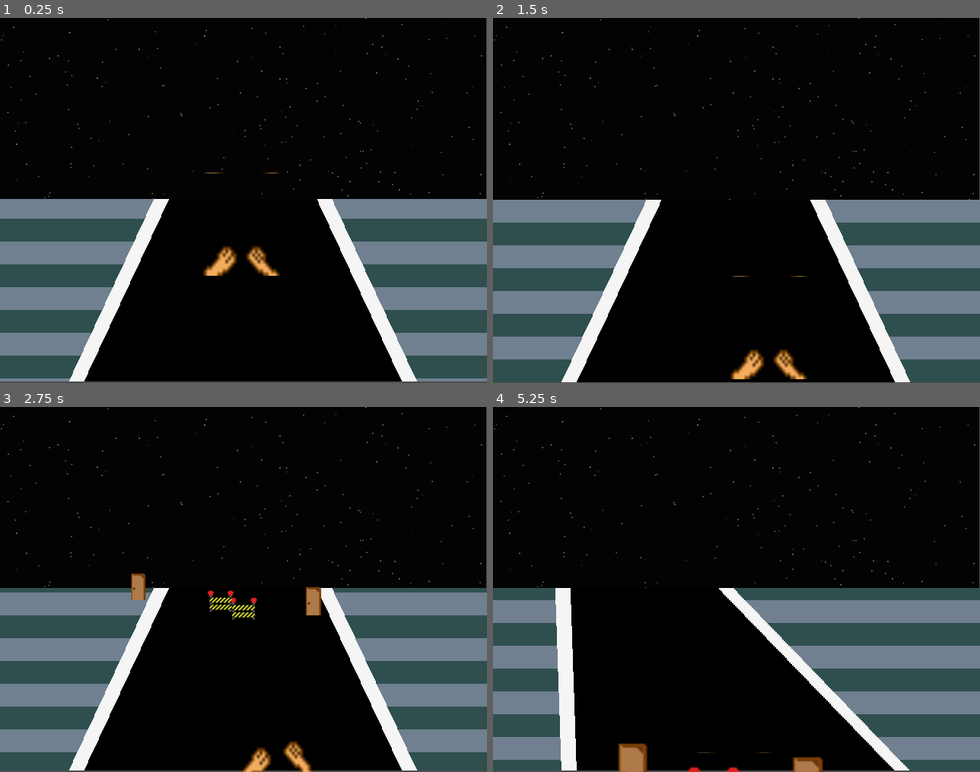
Above: before the commit, frames 1-4 (two rows, left to right).
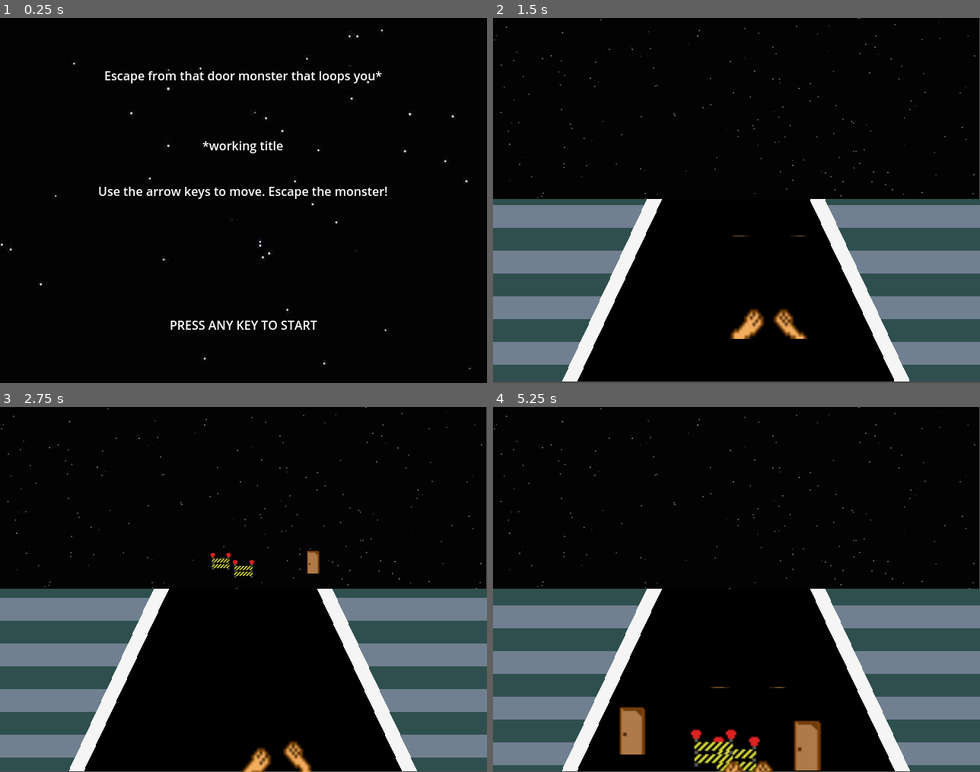
Above: after the commit, the same moments.

Repository: Jahavsuna/gamejam25
Game: Godot game, scene res://scenes/TitleScreen.tscn
The game is run twice, just before and just after one commit, with the same random seed, the same clock (stepped at 60 frames per second) and the same inputs. Before the commit the project starts from res://scenes/level_1.tscn.
Inputs:
- Up to frame 1 (0.25 s): no input
- Up to frame 2 (1.5 s): tap Enter at 0.5 s; hold Right (ui_right) 0.53-1.28 s; hold Down (ui_down) from 1.28 s (still down)
- Up to frame 3 (2.75 s): release Down (ui_down) at 2.03 s; hold Right (ui_right) from 2.03 s (still down)
- Up to frame 4 (5.25 s): release Right (ui_right) at 2.78 s; hold Up (ui_up) 2.78-3.53 s; hold Left (ui_left) 3.53-5.03 s; hold Down (ui_down) from 5.03 s (still down)

The runs differ from the first frame. In frame 1, 29% of the frame differs, in the area x 0-100%, y 0-100%; in frame 2, 7.4%; in frame 3, 7.1%; in frame 4, 19%.

Commit message:
Added title screen

Diff:
--- a/project.godot
+++ b/project.godot
@@ -11,7 +11,7 @@
 [application]
 
 config/name="GameJam25"
-run/main_scene="uid://gplegsrlm5ps"
+run/main_scene="uid://cuj81glh2aomx"
 config/features=PackedStringArray("4.4", "Forward Plus")
 config/icon="res://icon.svg"
 
--- /dev/null
+++ b/scenes/TitleScreen.tscn
@@ -0,0 +1,48 @@
+[gd_scene load_steps=3 format=3 uid="uid://cuj81glh2aomx"]
+
+[ext_resource type="Script" uid="uid://dr2lhlwku6hsc" path="res://scenes/title_screen.gd" id="1_qyuap"]
+[ext_resource type="Texture2D" uid="uid://bcnxf2wyufgkv" path="res://assets/textures/sky.jpg" id="2_ch40n"]
+
+[node name="TitleScreen" type="Control"]
+layout_mode = 3
+anchors_preset = 15
+anchor_right = 1.0
+anchor_bottom = 1.0
+grow_horizontal = 2
+grow_vertical = 2
+script = ExtResource("1_qyuap")
+
+[node name="Name" type="RichTextLabel" parent="."]
+layout_mode = 0
+offset_left = 128.0
+offset_top = 64.0
+offset_right = 512.0
+offset_bottom = 192.0
+text = "Escape from that door monster that loops you*
+
+
+
+*working title"
+horizontal_alignment = 1
+
+[node name="ControlHint" type="RichTextLabel" parent="."]
+layout_mode = 0
+offset_left = 128.0
+offset_top = 216.0
+offset_right = 512.0
+offset_bottom = 344.0
+text = "Use the arrow keys to move. Escape the monster!"
+horizontal_alignment = 1
+
+[node name="StartHint" type="RichTextLabel" parent="."]
+layout_mode = 0
+offset_left = 128.0
+offset_top = 392.0
+offset_right = 512.0
+offset_bottom = 416.0
+text = "PRESS ANY KEY TO START"
+horizontal_alignment = 1
+
+[node name="Sprite2D" type="Sprite2D" parent="."]
+z_index = -1
+texture = ExtResource("2_ch40n")
--- /dev/null
+++ b/scenes/title_screen.gd
@@ -0,0 +1,9 @@
+extends Control
+
+func start_game() -> void:
+	get_tree().change_scene_to_file("res://scenes/level_1.tscn")
+
+func _input(event) -> void:
+	if event is InputEventKey:
+		if event.pressed:
+			start_game()
Not shown, added: scenes/title_screen.gd.uid
